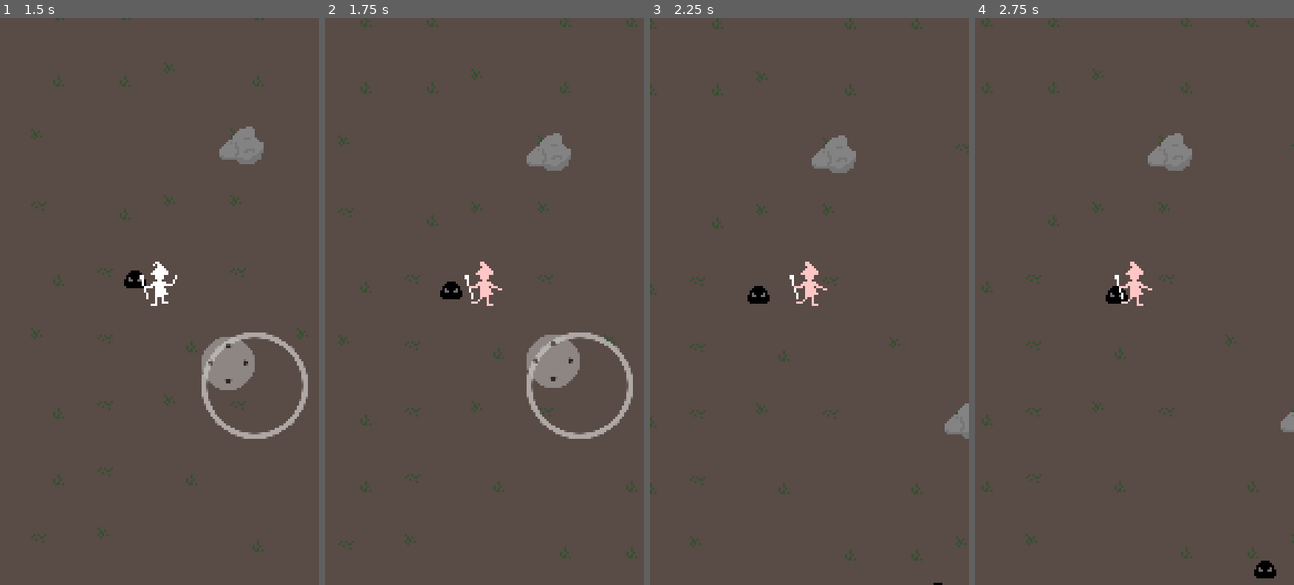
Above: before the commit, frames 1-4 (left to right).
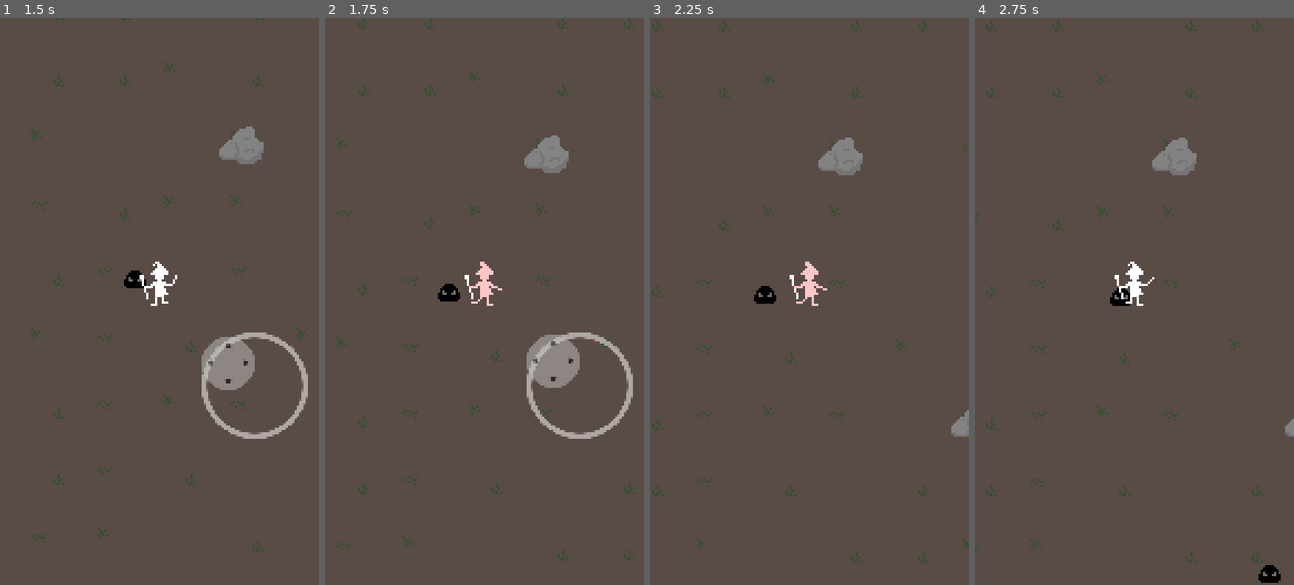
Above: after the commit, the same moments.

Repository: polyarik/wizard-legacy
Game: Godot game, scene res://scenes/main.tscn
The game is run twice, just before and just after one commit, with the same random seed, the same clock (stepped at 60 frames per second) and the same inputs.
Inputs (mouse positions are in pixels of both pictures, inside the frame that each line leads up to):
- Up to frame 1 (1.5 s): move the mouse to (143, 414) at 0.52 s; hold Up (ui_up) 0.53-1.25 s; click (143, 414) at 0.67 s; drag from (255, 386) to (159, 301) at 1.27 s
- Up to frame 2 (1.75 s): no input
- Up to frame 3 (2.25 s): move the mouse to (713, 216) at 2.02 s; hold Left (ui_left) from 2.03 s (still down)
- Up to frame 4 (2.75 s): keep holding Left (ui_left)

Frame 1 is identical in both runs. In frame 2, 1.3% of the frame differs, in the area x 3-98%, y 0-96%; in frame 3, 1.8%; in frame 4, 2.2%, in the area x 0-100%, y 0-100%.

Commit message:
⚡ swap collision detection to player

Diff:
--- a/scenes/game/characters/player/player.gd
+++ b/scenes/game/characters/player/player.gd
@@ -132,6 +132,15 @@
 
 	GameManager.add_projectile(spell_inst)
 
+# TEMP
+func _on_hirtbox_body_entered(body: Node2D) -> void:
+	if body.is_in_group("Enemy"):
+		#if body.target == self:
+		apply_damage(body.contact_damage)
+
+		var push_force: Vector2 = body.position.direction_to(global_position) * body.push_force
+		push(push_force)
+
 func apply_damage(_damage: float) -> void:
 	health = clamp(health - _damage, 0.0, max_health)
 	# TEMP
--- a/scenes/game/characters/player/player.tscn
+++ b/scenes/game/characters/player/player.tscn
@@ -126,7 +126,7 @@
 [sub_resource type="AnimationNodeStateMachinePlayback" id="AnimationNodeStateMachinePlayback_0x1nf"]
 
 [node name="Player" type="CharacterBody2D" groups=["Player"]]
-collision_layer = 2
+collision_layer = 0
 safe_margin = 0.2
 script = ExtResource("1_dxvgr")
 
@@ -134,6 +134,16 @@
 self_modulate = Color(0, 0.498039, 1, 1)
 position = Vector2(0, -5)
 polygon = PackedVector2Array(-4, 4, -2, 7, 2, 7, 4, 4, 4, -3, 2, -6, -2, -6, -4, -3)
+
+[node name="Hirtbox" type="Area2D" parent="."]
+modulate = Color(0, 1, 0, 1)
+position = Vector2(0, -2)
+collision_layer = 2
+collision_mask = 6
+
+[node name="HirtboxShape" type="CollisionPolygon2D" parent="Hirtbox"]
+position = Vector2(0, 2)
+polygon = PackedVector2Array(2, 1, 2, -9, -2, -9, -2, 1)
 
 [node name="PlayerSprite" type="Sprite2D" parent="."]
 position = Vector2(0, -5)
@@ -156,4 +166,5 @@
 [node name="CastingPoint" type="Marker2D" parent="."]
 position = Vector2(-9, -10)
 
+[connection signal="body_entered" from="Hirtbox" to="." method="_on_hirtbox_body_entered"]
 [connection signal="animation_finished" from="PlayerAnimationTree" to="." method="_on_player_animation_tree_animation_finished"]
--- a/scenes/game/characters/slime/slime.gd
+++ b/scenes/game/characters/slime/slime.gd
@@ -7,7 +7,7 @@
 var health := max_health
 var speed := 20.0
 
-var damage := 10.0
+var contact_damage := 10.0
 var push_force := 500.0 # TEMP
 var target: PlayerCharacter
 
@@ -28,12 +28,3 @@
 
 	if health == 0.0:
 		GameManager.on_entity_death(self)
-
-# TEMP
-func _on_hitbox_body_entered(body: Node2D) -> void:
-	#if body.is_in_group("Player"):
-	if body == target:
-		body.apply_damage(damage)
-
-		var push := position.direction_to(body.global_position) * push_force
-		body.push(push)
--- a/scenes/game/characters/slime/slime.tscn
+++ b/scenes/game/characters/slime/slime.tscn
@@ -20,11 +20,9 @@
 [node name="Hitbox" type="Area2D" parent="."]
 modulate = Color(1, 0, 0.0941176, 1)
 position = Vector2(0, -2)
-collision_layer = 0
-collision_mask = 2
+collision_layer = 4
+collision_mask = 0
 
 [node name="SlimeShape2" type="CollisionPolygon2D" parent="Hitbox"]
 position = Vector2(0, 2)
 polygon = PackedVector2Array(0, 2, 4, 2, 5, -2, 2, -6, -2, -6, -5, -2, -4, 2)
-
-[connection signal="body_entered" from="Hitbox" to="." method="_on_hitbox_body_entered"]
